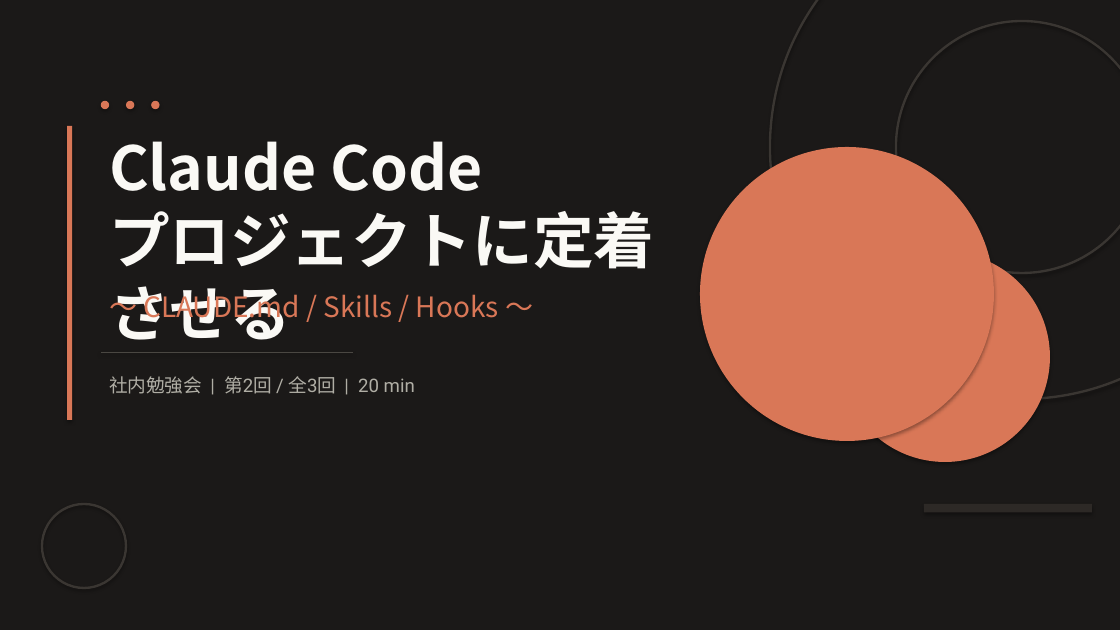
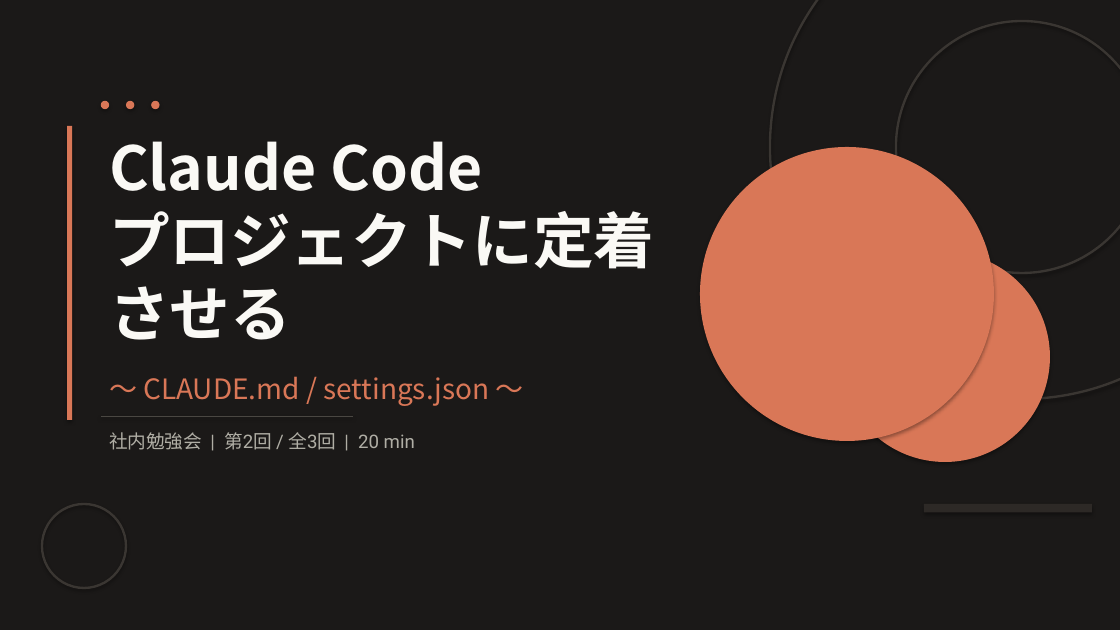
Before and after one commit to Ischca/zenn, a slide deck: slide 1 of slides/Claude_session2.pptx. Drawn at 1120x630 pixels with LibreOffice and Linux fonts; fonts in the diff are those of the drawing. Boxes give left, top, right and bottom in pixels: in the first picture for what was removed or moved away, otherwise in the second. Text is boxed around its words. In the diff, an @@ line names an element or a change of style, - is before the commit and + after.

```diff
--- a/slides/Claude_session2.pptx
+++ b/slides/Claude_session2.pptx
@@ text at (109, 376, 524, 406): text changed @@
-〜 CLAUDE.md / Skills / Hooks 〜
+〜 CLAUDE.md / settings.json 〜
@@ line moved from (101, 353) - (353, 353) to (101, 417) - (353, 417) @@
@@ text "社内勉強会 | 第2回 / 全3回 ...": place and size @@
-text "社内勉強会 | 第2回 / 全3回 ..." at (109, 376, 415, 394)
+text "社内勉強会 | 第2回 / 全3回 ..." at (109, 432, 415, 450)
```
Also in this commit, not shown: 6 other slides changed, 8 slides added, 12 slides removed, 8 other files.
